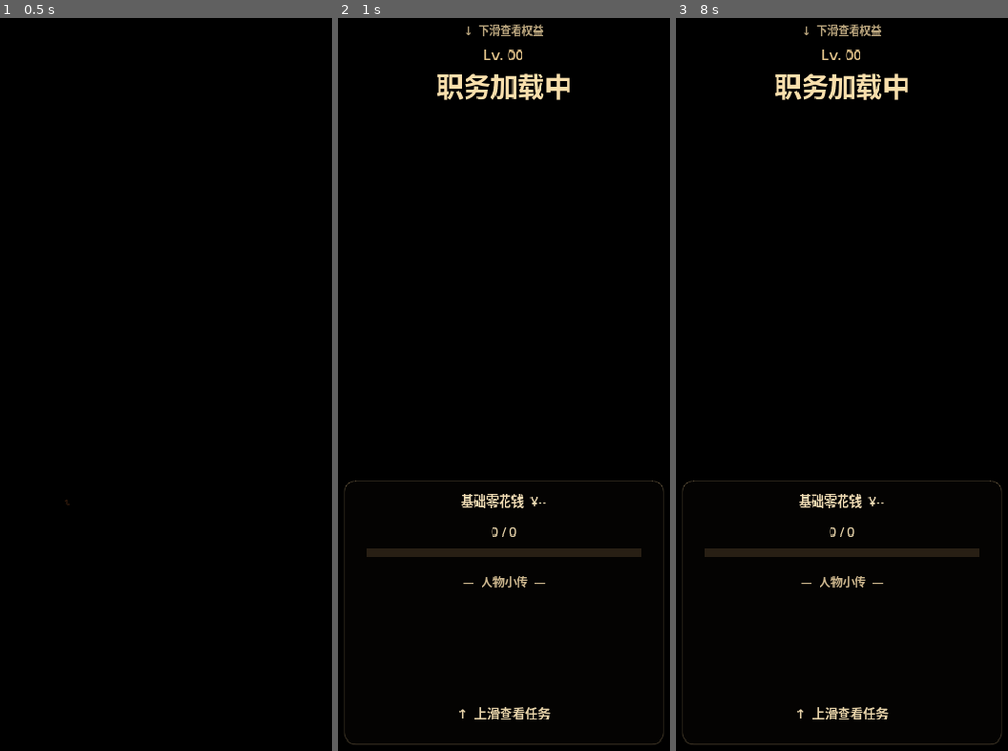
Above: before the commit, frames 1-3 (left to right).
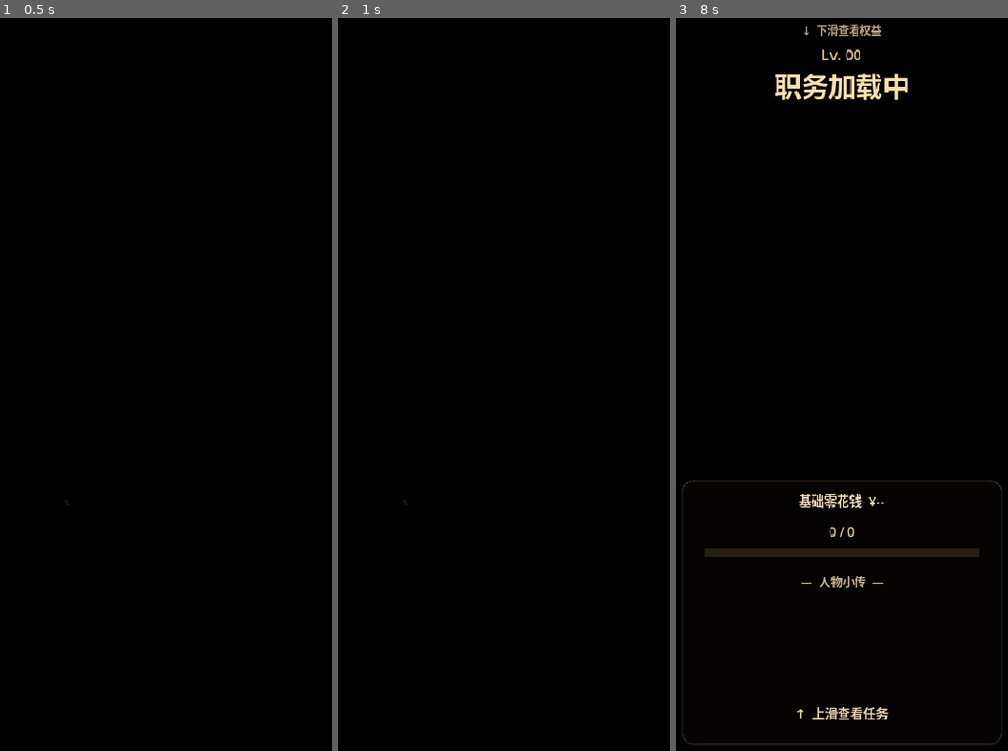
Above: after the commit, the same moments.

Repository: a1040060844/laoniu-husband-client
Game: Godot game, scene res://scenes/main.tscn
Two runs of this game, one before a commit and one after it. Both use one fixed random seed, a clock stepped at 60 frames per second and the inputs below.
Inputs (mouse positions are in pixels of both pictures, inside the frame that each line leads up to):
- Up to frame 1 (0.5 s): no input
- Up to frame 2 (1 s): click (417, 729) at 0.52 s
- Up to frame 3 (8 s): click (842, 465) at 1.25 s, where only the run after the commit has a clickable "我是老哥"; click (699, 91) at 2 s; click (755, 721) at 2.77 s; click (842, 465) at 3.5 s, where only the run after the commit has a clickable "我是老哥"; click (958, 223) at 4.27 s; click (958, 230) at 5.02 s; click (984, 91) at 5.77 s; tap Enter at 6.5 s; move the mouse to (918, 347) at 6.52 s; click (918, 347) at 6.67 s; tap Space at 7.25 s; drag from (772, 421) to (825, 538) at 7.27 s

Frame 1 is identical in both runs. In frame 2, 3.3% of the frame differs, in the area x 1-99%, y 0-100%; in frame 3, nothing differs.
Error before the commit: Parse Error: Cannot infer the type of "display_width" variable because the value doesn't have a set type. (res://src/login_sprite_player.gd:174)

Commit message:
Fix Godot 4.7 sprite player type parsing

Diff:
--- a/godot-wechat/src/login_sprite_player.gd
+++ b/godot-wechat/src/login_sprite_player.gd
@@ -4,28 +4,28 @@
 signal action_finished(character_id: String, action: String)
 signal load_failed(character_id: String, action: String, message: String)
 
-var character_id := ""
+var character_id: String = ""
 var actions: Dictionary = {}
-var idle_action := "idle"
-var current_action := ""
-
-var _texture_rect := TextureRect.new()
+var idle_action: String = "idle"
+var current_action: String = ""
+
+var _texture_rect: TextureRect = TextureRect.new()
 var _sheet_texture: Texture2D
 var _meta: Dictionary = {}
 var _metrics: Dictionary = {}
 var _entry: Dictionary = {}
 var _frames: Array = []
-var _frame_index := 0
-var _frame_elapsed := 0.0
-var _playing := false
-var _loop := true
-var _playback_rate := 1.0
-var _fps := 5.0
-var _scale := 1.0
-var _visual_offset_y := 0.0
-var _stabilize_bottom := false
-var _generation := 0
-var _has_visual := false
+var _frame_index: int = 0
+var _frame_elapsed: float = 0.0
+var _playing: bool = false
+var _loop: bool = true
+var _playback_rate: float = 1.0
+var _fps: float = 5.0
+var _scale: float = 1.0
+var _visual_offset_y: float = 0.0
+var _stabilize_bottom: bool = false
+var _generation: int = 0
+var _has_visual: bool = false
 
 func _ready() -> void:
     mouse_filter = Control.MOUSE_FILTER_IGNORE
@@ -48,8 +48,8 @@
     if action.is_empty() or not actions.has(action):
         return
     _generation += 1
-    var generation := _generation
-    var entry_value = actions[action]
+    var generation: int = _generation
+    var entry_value: Variant = actions[action]
     if not entry_value is Dictionary:
         load_failed.emit(character_id, action, "动作配置不是对象")
         return
@@ -62,12 +62,14 @@
 func local_hit_rect() -> Rect2:
     if _metrics.is_empty():
         return Rect2(Vector2(-32, -96), Vector2(64, 96))
-    var visible = _metrics.get("visibleBounds", {})
-    var anchor = _metrics.get("anchor", {})
-    if not visible is Dictionary or not anchor is Dictionary:
+    var visible_value: Variant = _metrics.get("visibleBounds", {})
+    var anchor_value: Variant = _metrics.get("anchor", {})
+    if not visible_value is Dictionary or not anchor_value is Dictionary:
         return Rect2(Vector2(-32, -96), Vector2(64, 96))
-    var left := (float(visible.get("x", 0.0)) - float(anchor.get("x", 0.0))) * _scale
-    var top := (float(visible.get("y", 0.0)) - float(anchor.get("y", 0.0))) * _scale
+    var visible: Dictionary = visible_value
+    var anchor: Dictionary = anchor_value
+    var left: float = (float(visible.get("x", 0.0)) - float(anchor.get("x", 0.0))) * _scale
+    var top: float = (float(visible.get("y", 0.0)) - float(anchor.get("y", 0.0))) * _scale
     return Rect2(
         Vector2(left, top),
         Vector2(float(visible.get("w", 0.0)), float(visible.get("h", 0.0))) * _scale
@@ -77,11 +79,11 @@
     if not _playing or _frames.is_empty():
         return
     _frame_elapsed += delta
-    var duration := _frame_duration(_frame_index)
+    var duration: float = _frame_duration(_frame_index)
     if _frame_elapsed < duration:
         return
     _frame_elapsed -= duration
-    var is_last := _frame_index >= _frames.size() - 1
+    var is_last: bool = _frame_index >= _frames.size() - 1
     if is_last and not _loop:
         _playing = false
         action_finished.emit(character_id, current_action)
@@ -90,36 +92,36 @@
     _apply_frame()
 
 func _load_action(action: String, entry: Dictionary, generation: int) -> void:
-    var root_url := str(entry.get("root_url", "")).trim_suffix("/")
+    var root_url: String = str(entry.get("root_url", "")).trim_suffix("/")
     if root_url.is_empty():
         load_failed.emit(character_id, action, "动作缺少 root_url")
         return
 
-    var version := str(entry.get("version", 1))
-    var sprite_entry := {
+    var version: String = str(entry.get("version", 1))
+    var sprite_entry: Dictionary = {
         "url": "%s/sprite.png" % root_url,
         "format": "png",
         "version": version,
     }
-    var meta_entry := {
+    var meta_entry: Dictionary = {
         "url": "%s/index.json" % root_url,
         "format": "json",
         "version": version,
     }
-    var metrics_entry := {
+    var metrics_entry: Dictionary = {
         "url": "%s/metrics.json" % root_url,
         "format": "json",
         "version": version,
     }
 
-    var prefix := "login-sprite-%s-%s" % [character_id, action]
-    var texture := await CloudAssetManager.load_texture("%s-sheet" % prefix, sprite_entry)
+    var prefix: String = "login-sprite-%s-%s" % [character_id, action]
+    var texture: Texture2D = await CloudAssetManager.load_texture("%s-sheet" % prefix, sprite_entry)
     if generation != _generation:
         return
-    var meta_bytes := await CloudAssetManager.load_bytes("%s-meta" % prefix, meta_entry)
+    var meta_bytes: PackedByteArray = await CloudAssetManager.load_bytes("%s-meta" % prefix, meta_entry)
     if generation != _generation:
         return
-    var metrics_bytes := await CloudAssetManager.load_bytes("%s-metrics" % prefix, metrics_entry)
+    var metrics_bytes: PackedByteArray = await CloudAssetManager.load_bytes("%s-metrics" % prefix, metrics_entry)
     if generation != _generation:
         return
 
@@ -127,10 +129,10 @@
         load_failed.emit(character_id, action, "Sprite Sheet 或元数据加载失败")
         return
 
-    var meta_text := meta_bytes.get_string_from_utf8().trim_prefix("\uFEFF")
-    var metrics_text := metrics_bytes.get_string_from_utf8().trim_prefix("\uFEFF")
-    var parsed_meta = JSON.parse_string(meta_text)
-    var parsed_metrics = JSON.parse_string(metrics_text)
+    var meta_text: String = meta_bytes.get_string_from_utf8().trim_prefix("\uFEFF")
+    var metrics_text: String = metrics_bytes.get_string_from_utf8().trim_prefix("\uFEFF")
+    var parsed_meta: Variant = JSON.parse_string(meta_text)
+    var parsed_metrics: Variant = JSON.parse_string(metrics_text)
     if not parsed_meta is Dictionary or not parsed_metrics is Dictionary:
         load_failed.emit(character_id, action, "Sprite Sheet 元数据 JSON 无效")
         return
@@ -139,7 +141,8 @@
     _meta = parsed_meta
     _metrics = parsed_metrics
     _entry = entry
-    _frames = _meta.get("frames", [])
+    var frames_value: Variant = _meta.get("frames", [])
+    _frames = frames_value if frames_value is Array else []
     if _frames.is_empty():
         load_failed.emit(character_id, action, "动作没有帧")
         return
@@ -148,8 +151,8 @@
     _frame_index = 0
     _frame_elapsed = 0.0
     _loop = bool(entry.get("loop", true))
-    _playback_rate = max(0.1, float(entry.get("playback_rate", 1.0)))
-    _fps = max(1.0, float(entry.get("fps", 5.0)))
+    _playback_rate = maxf(0.1, float(entry.get("playback_rate", 1.0)))
+    _fps = maxf(1.0, float(entry.get("fps", 5.0)))
     _visual_offset_y = float(entry.get("visual_offset_y", 0.0))
     _stabilize_bottom = bool(entry.get("stabilize_bottom", false))
     _scale = _resolve_scale(entry)
@@ -161,29 +164,31 @@
         visual_ready.emit(character_id)
 
 func _resolve_scale(entry: Dictionary) -> float:
-    var frame_size = _meta.get("frame_size", {})
-    var visible = _metrics.get("visibleBounds", {})
-    if not frame_size is Dictionary or not visible is Dictionary:
+    var frame_size_value: Variant = _meta.get("frame_size", {})
+    var visible_value: Variant = _metrics.get("visibleBounds", {})
+    if not frame_size_value is Dictionary or not visible_value is Dictionary:
         return 1.0
+    var frame_size: Dictionary = frame_size_value
+    var visible: Dictionary = visible_value
 
     if entry.has("display_width"):
-        return float(entry.get("display_width", 100.0)) / max(1.0, float(frame_size.get("w", 1.0)))
-
-    var target_visual_height := float(entry.get("target_visual_height", 0.0))
+        return float(entry.get("display_width", 100.0)) / maxf(1.0, float(frame_size.get("w", 1.0)))
+
+    var target_visual_height: float = float(entry.get("target_visual_height", 0.0))
     if target_visual_height > 0.0:
-        var display_width := float(frame_size.get("w", 1.0)) * target_visual_height / max(1.0, float(visible.get("h", 1.0)))
-        return display_width / max(1.0, float(frame_size.get("w", 1.0)))
+        var display_width: float = float(frame_size.get("w", 1.0)) * target_visual_height / maxf(1.0, float(visible.get("h", 1.0)))
+        return display_width / maxf(1.0, float(frame_size.get("w", 1.0)))
 
     return 1.0
 
 func _apply_frame() -> void:
     if _sheet_texture == null or _frames.is_empty():
         return
-    var frame_value = _frames[_frame_index]
+    var frame_value: Variant = _frames[_frame_index]
     if not frame_value is Dictionary:
         return
     var frame: Dictionary = frame_value
-    var atlas := AtlasTexture.new()
+    var atlas: AtlasTexture = AtlasTexture.new()
     atlas.atlas = _sheet_texture
     atlas.region = Rect2(
         float(frame.get("x", 0.0)),
@@ -194,34 +199,41 @@
     _texture_rect.texture = atlas
     _texture_rect.size = Vector2(float(frame.get("w", 1.0)), float(frame.get("h", 1.0))) * _scale
 
-    var anchor_value = _metrics.get("anchor", {})
-    var anchor := Vector2.ZERO
+    var anchor_value: Variant = _metrics.get("anchor", {})
+    var anchor: Vector2 = Vector2.ZERO
     if anchor_value is Dictionary:
-        anchor = Vector2(float(anchor_value.get("x", 0.0)), float(anchor_value.get("y", 0.0))) * _scale
-
-    var y_offset := _visual_offset_y
+        var anchor_dict: Dictionary = anchor_value
+        anchor = Vector2(float(anchor_dict.get("x", 0.0)), float(anchor_dict.get("y", 0.0))) * _scale
+
+    var y_offset: float = _visual_offset_y
     if _stabilize_bottom:
-        var frame_bounds = _metrics.get("frameBounds", [])
-        if frame_bounds is Array and _frame_index < frame_bounds.size():
-            var bounds_value = frame_bounds[_frame_index]
-            if bounds_value is Dictionary and anchor_value is Dictionary:
-                var bottom := float(bounds_value.get("y", 0.0)) + float(bounds_value.get("h", 0.0))
-                y_offset += (float(anchor_value.get("y", 0.0)) - bottom) * _scale
+        var frame_bounds_value: Variant = _metrics.get("frameBounds", [])
+        if frame_bounds_value is Array:
+            var frame_bounds: Array = frame_bounds_value
+            if _frame_index < frame_bounds.size():
+                var bounds_value: Variant = frame_bounds[_frame_index]
+                if bounds_value is Dictionary and anchor_value is Dictionary:
+                    var bounds: Dictionary = bounds_value
+                    var anchor_dict: Dictionary = anchor_value
+                    var bottom: float = float(bounds.get("y", 0.0)) + float(bounds.get("h", 0.0))
+                    y_offset += (float(anchor_dict.get("y", 0.0)) - bottom) * _scale
 
     _texture_rect.position = -anchor + Vector2(0.0, y_offset)
 
 func _frame_duration(index: int) -> float:
-    var fallback := 1.0 / _fps
+    var fallback: float = 1.0 / _fps
     if index < 0 or index >= _frames.size() - 1:
         return fallback / _playback_rate
-    var current_value = _frames[index]
-    var next_value = _frames[index + 1]
+    var current_value: Variant = _frames[index]
+    var next_value: Variant = _frames[index + 1]
     if not current_value is Dictionary or not next_value is Dictionary:
         return fallback / _playback_rate
-    var delta := float(next_value.get("t", 0.0)) - float(current_value.get("t", 0.0))
-    if delta <= 0.0:
+    var current_frame: Dictionary = current_value
+    var next_frame: Dictionary = next_value
+    var time_delta: float = float(next_frame.get("t", 0.0)) - float(current_frame.get("t", 0.0))
+    if time_delta <= 0.0:
         return fallback / _playback_rate
-    var seconds := delta if delta < 10.0 else delta / 1000.0
+    var seconds: float = time_delta if time_delta < 10.0 else time_delta / 1000.0
     if seconds < 0.016 or seconds > 2.5:
         seconds = fallback
     return seconds / _playback_rate
